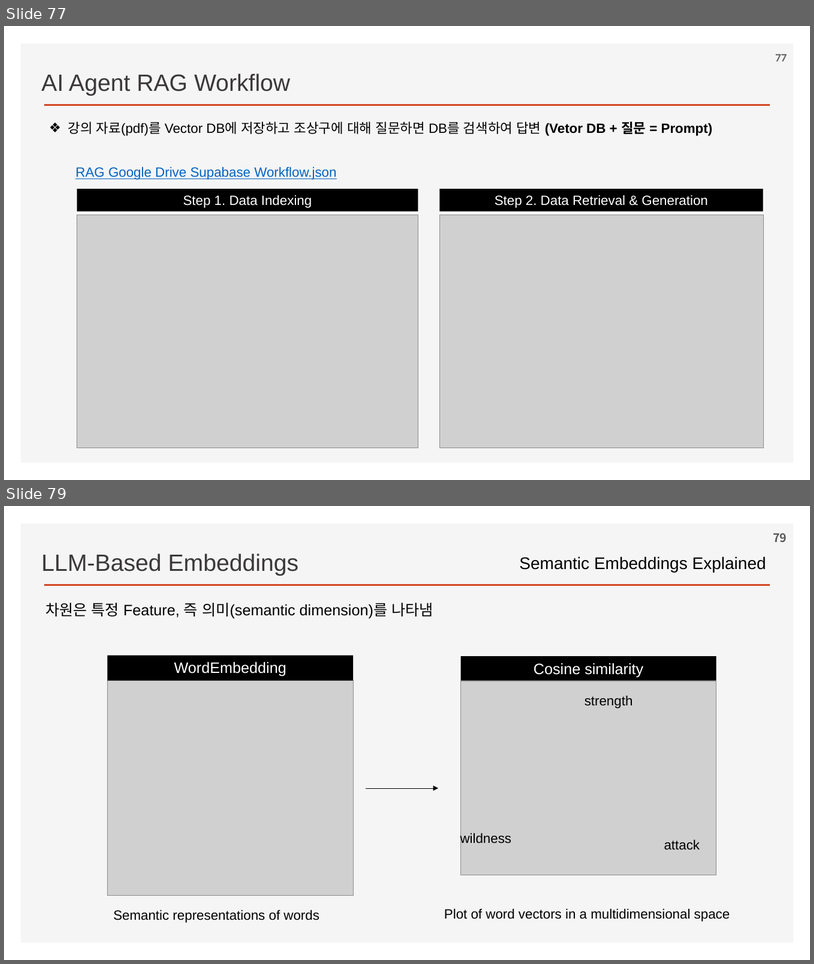
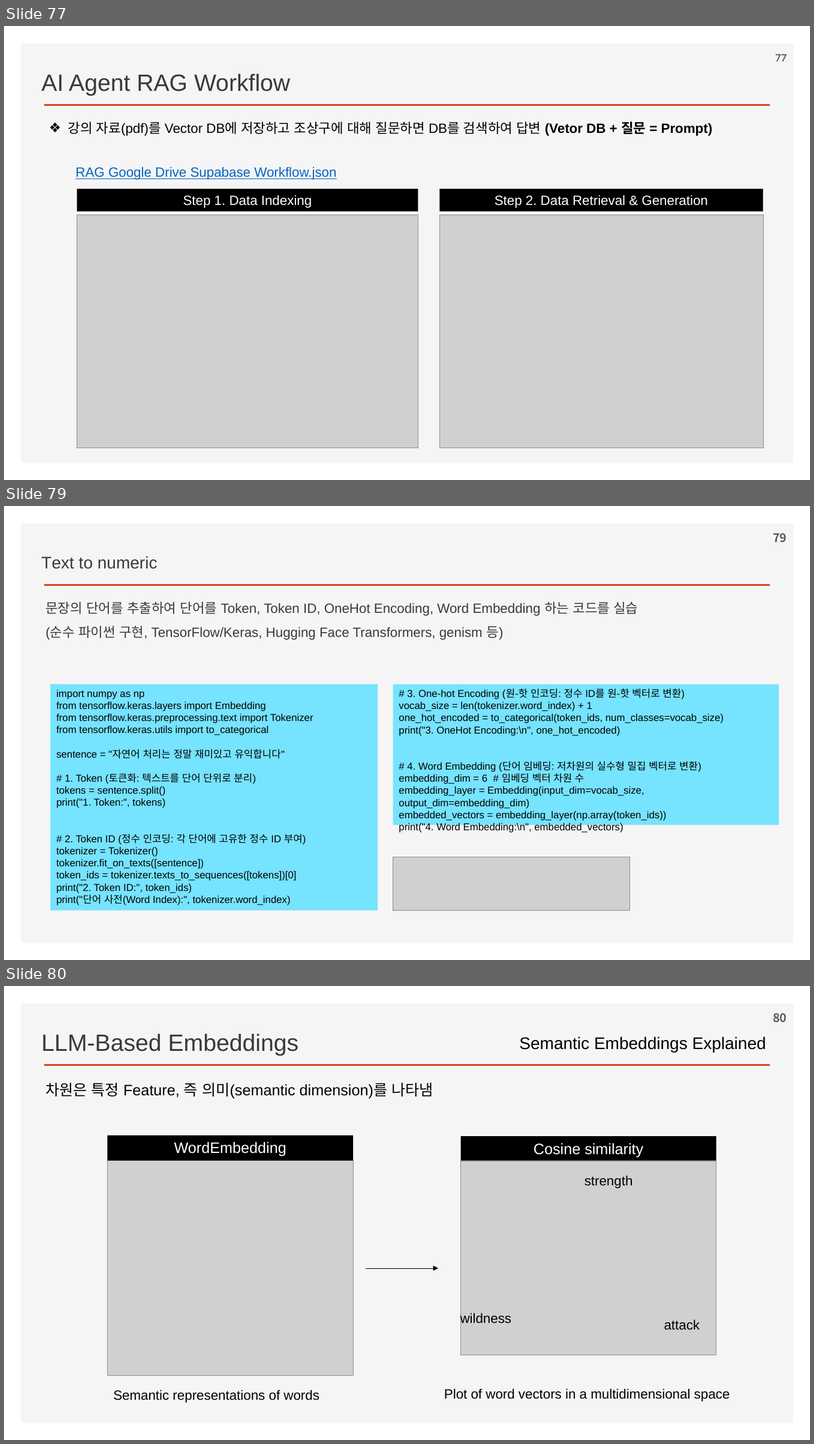
Before and after one commit to ancestor9/2026_Fall_AI-Workflow, a slide deck: PPTs/02_AI Workflow_n8n.pptx. Shown one above the other, each under a label of ours: slides 77 and 79 before the commit, slides 77, 79 and 80 after it; the slides between them are not shown. The pictures are 814x964 and 814x1444 pixels, drawn with LibreOffice and Linux fonts; fonts in the diff are those of the drawing; grey boxes stand for pictures; background and template pictures are left out. Boxes give left, top, right and bottom in pixels: in the first picture for what was removed or moved away, otherwise in the second. Text is boxed around its words. In the diff, an @@ line names an element or a change of style, - is before the commit and + after.

```diff
--- a/PPTs/02_AI Workflow_n8n.pptx
+++ b/PPTs/02_AI Workflow_n8n.pptx
@@ slide 79 added at [4, 506, 810, 960], background #FFFFFF; not listed: 2 template elements that a slide beside it also shows @@
@@ page number added at [773, 533, 787, 542], 14 pt, text #595959, bold @@
+79
@@ text added at [41, 556, 158, 569], 20 pt, text #3B3838 @@
+Text to numeric
@@ text added at [45, 601, 638, 640], 16 pt, text #3B3838 @@
+문장의 단어를 추출하여 단어를 Token, Token ID, OneHot Encoding, Word Embedding 하는 코드를 실습
+(순수 파이썬 구현, TensorFlow/Keras, Hugging Face Transformers, genism 등)
@@ rectangle added at [51, 684, 378, 910], fill #76E3FF, 12 pt, text #000000 @@
+import numpy as np
+from tensorflow.keras.layers import Embedding
+from tensorflow.keras.preprocessing.text import Tokenizer
+from tensorflow.keras.utils import to_categorical
+sentence = "자연어 처리는 정말 재미있고 유익합니다"
+# 1. Token (토큰화: 텍스트를 단어 단위로 분리)
+tokens = sentence.split()
+print("1. Token:", tokens)
+# 2. Token ID (정수 인코딩: 각 단어에 고유한 정수 ID 부여)
+tokenizer = Tokenizer()
+tokenizer.fit_on_texts([sentence])
+token_ids = tokenizer.texts_to_sequences([tokens])[0]
+print("2. Token ID:", token_ids)
+print("단어 사전(Word Index):", tokenizer.word_index)
@@ rectangle added at [393, 684, 779, 824], fill #76E3FF, 12 pt, text #000000 @@
+# 3. One-hot Encoding (원-핫 인코딩: 정수 ID를 원-핫 벡터로 변환)
+vocab_size = len(tokenizer.word_index) + 1
+one_hot_encoded = to_categorical(token_ids, num_classes=vocab_size)
+print("3. OneHot Encoding:\n", one_hot_encoded)
+# 4. Word Embedding (단어 임베딩: 저차원의 실수형 밀집 벡터로 변환)
+embedding_dim = 6 # 임베딩 벡터 차원 수
+embedding_layer = Embedding(input_dim=vocab_size, output_dim=embedding_dim)
+embedded_vectors = embedding_layer(np.array(token_ids))
+print("4. Word Embedding:\n", embedded_vectors)
@@ picture added at [393, 856, 630, 910] @@
@@ what was slide 79 is now slide 80 @@
@@ page number at [773, 1013, 787, 1022]: text changed @@
-79
+80
```
Also in this commit, not shown: 4 other slides added, 1 slide removed.
